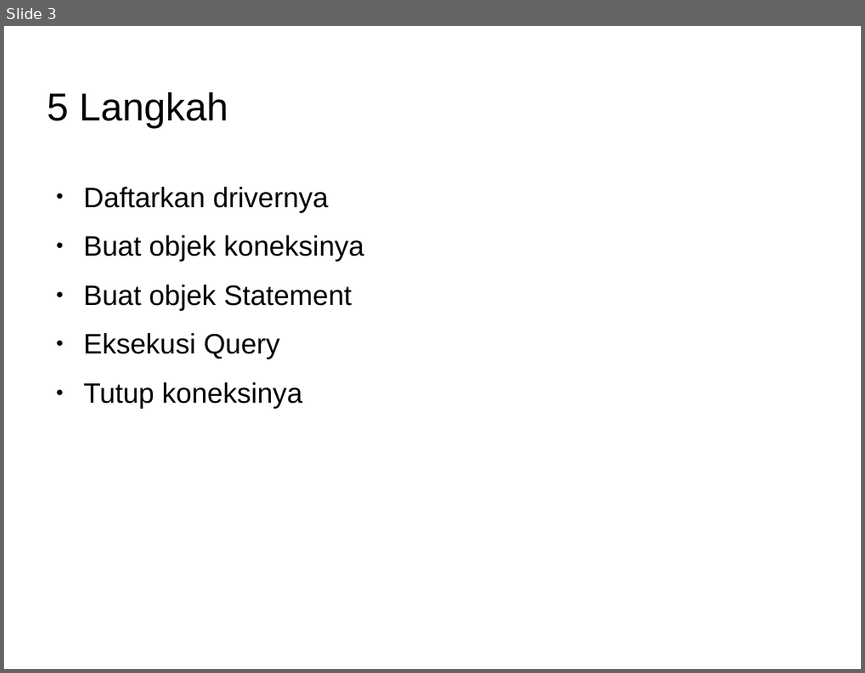
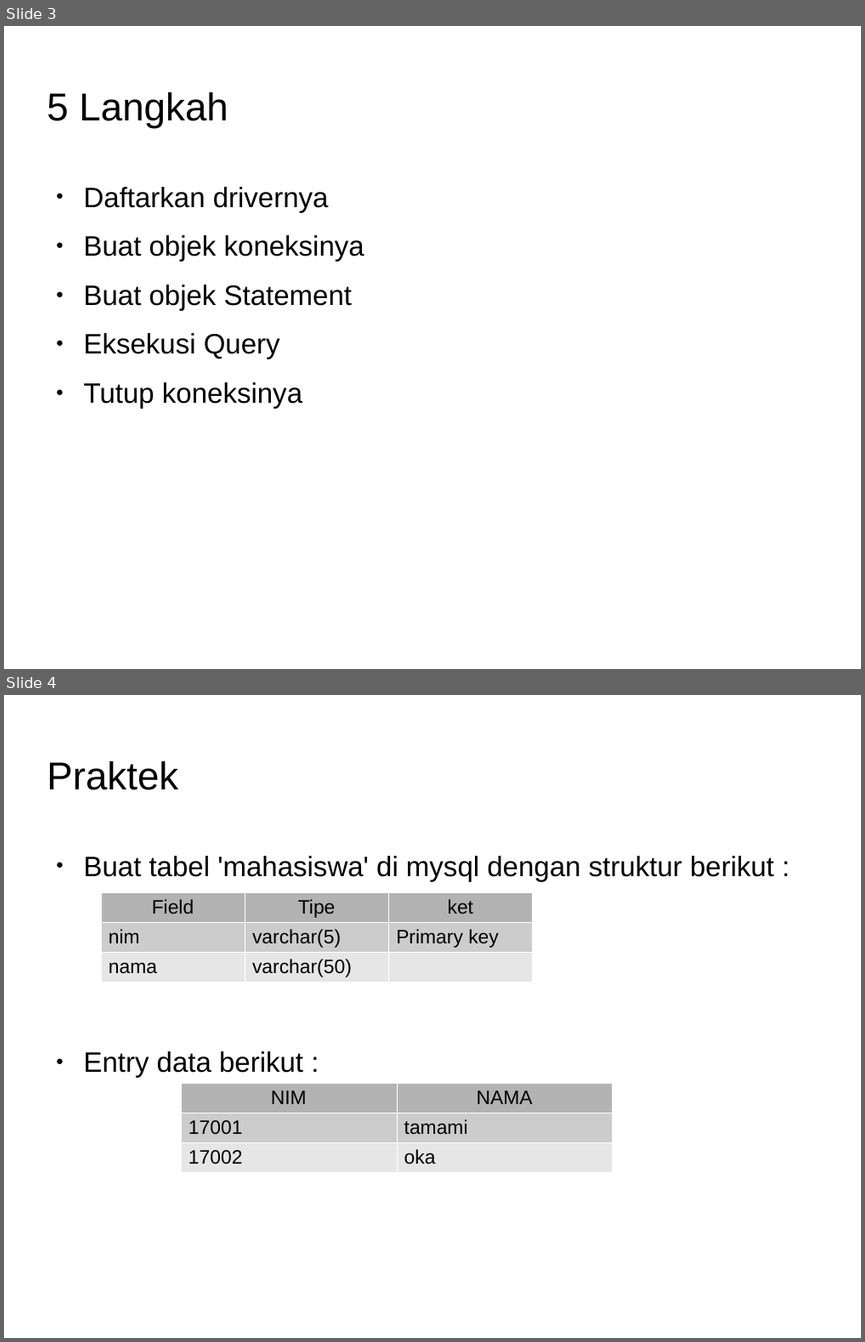
Before and after one commit to Dickyfathur7/pemrograman-komputer-2, a slide deck: 06-db-and-nosql-BELUM-SELESAI/slide-db-and-nosql.odp. Shown one above the other, each under a label of ours: slide 3 before the commit, slides 3 and 4 after it. The pictures are 865x673 and 865x1342 pixels, drawn with LibreOffice and Linux fonts; fonts in the diff are those of the drawing; background and template pictures are left out. Boxes give left, top, right and bottom in pixels: in the first picture for what was removed or moved away, otherwise in the second. Text is boxed around its words. In the diff, an @@ line names an element or a change of style, - is before the commit and + after.

Commit message:
update praktek, buat tabel mysql

```diff
--- a/06-db-and-nosql-BELUM-SELESAI/slide-db-and-nosql.odp
+++ b/06-db-and-nosql-BELUM-SELESAI/slide-db-and-nosql.odp
@@ slide 4 added at (x1=4, y1=695, x2=861, y2=1338), background picture (left out) @@
@@ title added at (x1=46, y1=761, x2=178, y2=790), 36 pt, text #000000 @@
+Praktek
@@ text added at (x1=84, y1=856, x2=774, y2=1077), 26 pt, text #000000 @@
+● Buat tabel 'mahasiswa' di mysql dengan struktur berikut :
+● Entry data berikut :
@@ table added at (x1=101, y1=892, x2=533, y2=981), 3 rows, 3 columns @@
+Field | Tipe | ket
+nim | varchar(5) | Primary key
+nama | varchar(50) | 
@@ table added at (x1=181, y1=1083, x2=613, y2=1170), 3 rows, 2 columns @@
+NIM | NAMA
+17001 | tamami
+17002 | oka
```
Also in this commit, not shown: 1 slide changed.
